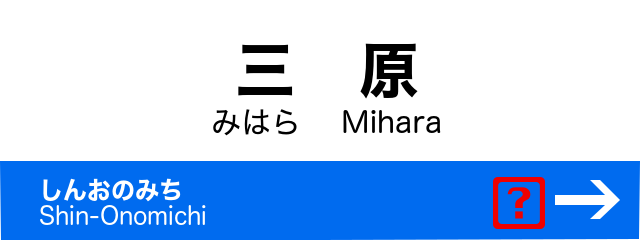
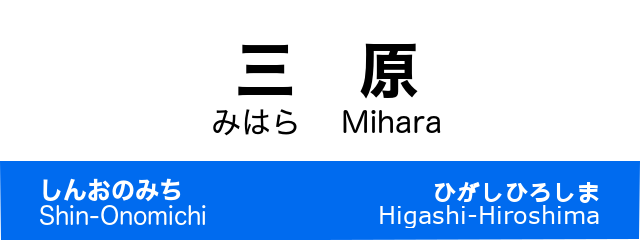
Layer changes from the first w=640, h=240 image to the second:
added layer "前駅 #1" above "前駅" over 380, 181, 599, 228
hid "❓" over 493, 177, 583, 229
painted on "レイヤー" over 555, 180, 620, 219
